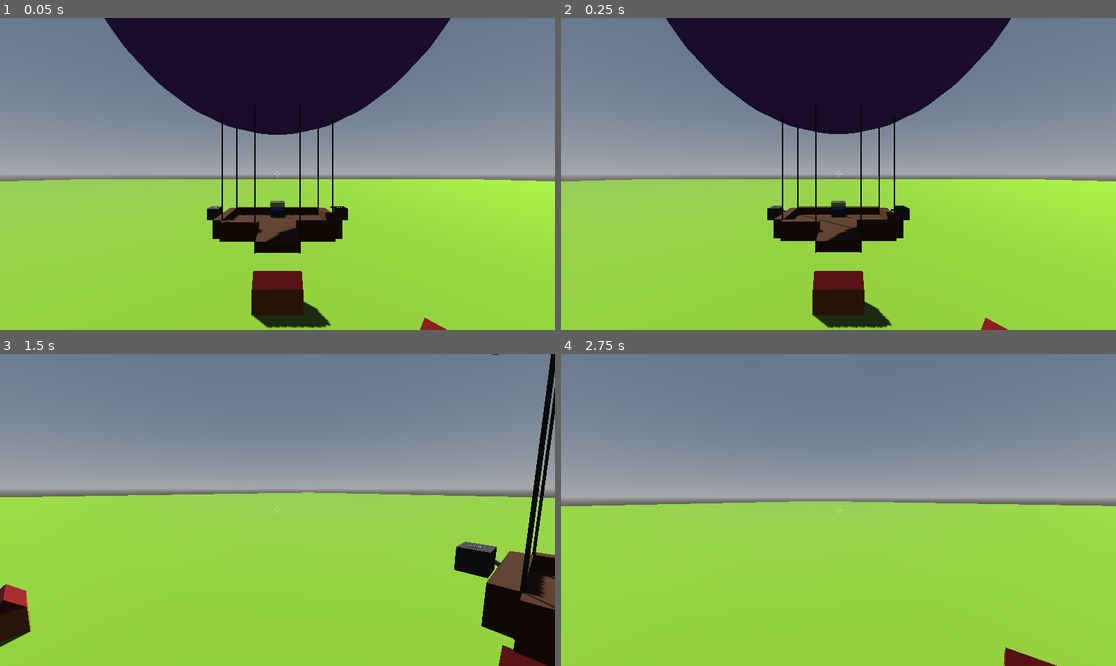
Above: before the commit, frames 1-4 (two rows, left to right).
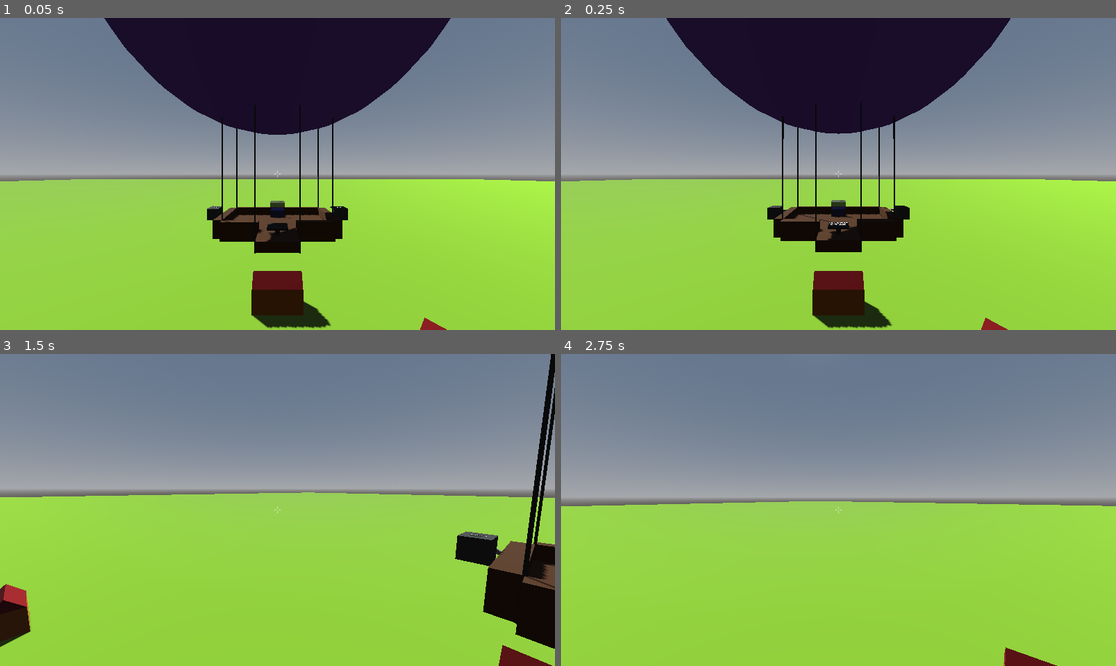
Above: after the commit, the same moments.

Repository: jmdejong/airships
Game: Godot game, scene res://scenes/world.tscn
Same seed, same stepped clock (60 frames per second), same inputs: the game is played once before the commit and once after it.
Inputs (mouse positions are in pixels of both pictures, inside the frame that each line leads up to):
- Up to frame 1 (0.05 s): no input
- Up to frame 2 (0.25 s): no input
- Up to frame 3 (1.5 s): move the mouse to (399, 494) at 0.52 s; hold D (right) 0.53-1.28 s; click (399, 494) at 0.6 s; move the mouse to (249, 510) at 1.27 s; hold W (forwards) from 1.28 s (still down); tap Shift (sprint) at 1.35 s
- Up to frame 4 (2.75 s): keep holding W (forwards); move the mouse to (849, 503) at 2.02 s; tap G (toggle_gravity) at 2.1 s

The runs differ from the first frame. In frame 1, 0.1% of the frame differs, in the area x 24-76%, y 12-71%; in frame 2, 0.4%; in frame 3, 2.5%, in the area x 81-100%, y 0-100%; in frame 4, nothing differs.

Commit message:
status panel

Diff:
--- a/code/airship.gd
+++ b/code/airship.gd
@@ -41,7 +41,7 @@
 
 func _physics_process(delta: float) -> void:
 	calculate_components()
-	var displaced_air_mass := displaced_volume * air_density()
+	var displaced_air_mass := displaced_volume * air_density(to_global(center_of_volume).y)
 	var weight := mass - displaced_air_mass
 	apply_force(-displaced_air_mass * gravity_vec(), to_global(center_of_volume) - global_position)
 	if wait_time < 0:
@@ -51,15 +51,14 @@
 		wait_time -= delta
 	for component in $Components.get_children():
 		if component.has_method("force"):
-			#prints("force", component.force())
 			apply_force(component.force(), component.get_node("CenterOfMass").global_position - global_position)
-	#velocity.y = -weight /total_mass * 10
-	#position += velocity * delta
+
 
 func gravity_vec() -> Vector3:
 	var space := get_viewport().find_world_3d().space
 	return PhysicsServer3D.area_get_param(space, PhysicsServer3D.AREA_PARAM_GRAVITY) \
 	 * PhysicsServer3D.area_get_param(space, PhysicsServer3D.AREA_PARAM_GRAVITY_VECTOR)
 
-func air_density() -> float:
-	return BASE_AIR_DENSITY / (1 + 0.1 * position.y)
+# todo: good place fo this function
+func air_density(height: float) -> float:
+	return BASE_AIR_DENSITY / (1 + 0.05 * height)
--- /dev/null
+++ b/code/components/status_panel.gd
@@ -0,0 +1,19 @@
+extends Area3D
+
+var previous_position: Vector3
+
+func _physics_process(delta: float) -> void:
+	var velocity = (global_position - previous_position) / delta
+	previous_position = global_position
+	%Dashboard.text = "Altitude: %4.1f m\nAir: %2.2f kg/m^3\nHor speed: %2.1f m/s\nVert speed: %2.1f m/s" % [
+		global_position.y,
+		 get_parent().get_parent().air_density($%Dashboard.global_position.y),
+		Vector2(velocity.x, velocity.z).length(),
+		velocity.y
+	]
+
+func displaced_volume() -> float:
+	return 0.01
+
+func mass() -> float:
+	return 20
--- /dev/null
+++ b/materials/apparatus.tres
@@ -0,0 +1,4 @@
+[gd_resource type="StandardMaterial3D" format=3 uid="uid://l8gakslgrmhi"]
+
+[resource]
+albedo_color = Color(0.22, 0.19426, 0.1804, 1)
--- a/scenes/airship.tscn
+++ b/scenes/airship.tscn
@@ -7,6 +7,7 @@
 [ext_resource type="PackedScene" uid="uid://37i3vkcqr8ef" path="res://scenes/components/engine_hor.tscn" id="4_lht5w"]
 [ext_resource type="PackedScene" uid="uid://bnh82toixngca" path="res://scenes/components/cable.tscn" id="5_kamen"]
 [ext_resource type="PackedScene" uid="uid://y3r5symbcup6" path="res://scenes/components/ballast.tscn" id="7_gy0ok"]
+[ext_resource type="PackedScene" uid="uid://b5dw13s3ysqsr" path="res://scenes/components/status_panel.tscn" id="8_iu160"]
 
 [sub_resource type="CylinderMesh" id="CylinderMesh_gy0ok"]
 
@@ -98,6 +99,9 @@
 [node name="Ballast" parent="Components" instance=ExtResource("7_gy0ok")]
 transform = Transform3D(-4.37114e-08, 0, 1, 0, 1, 0, -1, 0, -4.37114e-08, -2.5, 0.5, 0)
 
+[node name="StatusPanel" parent="Components" instance=ExtResource("8_iu160")]
+transform = Transform3D(-4.37114e-08, 0, -1, 0, 1, 0, 1, 0, -4.37114e-08, 2, 0.5, 0)
+
 [node name="CenterOfMassMarker" type="MeshInstance3D" parent="."]
 visible = false
 mesh = SubResource("CylinderMesh_gy0ok")
--- a/scenes/components/ballast.tscn
+++ b/scenes/components/ballast.tscn
@@ -3,7 +3,7 @@
 [ext_resource type="Script" uid="uid://twbm7s4dogih" path="res://code/components/ballast.gd" id="1_ega2e"]
 [ext_resource type="Texture2D" uid="uid://carh7wcvr4a6b" path="res://textures/less.png" id="2_ugx7q"]
 [ext_resource type="Texture2D" uid="uid://rsylrmgcr5lb" path="res://textures/more.png" id="3_2skdb"]
-[ext_resource type="PackedScene" uid="uid://4ev7n8xin8g8" path="res://scenes/Button3d.tscn" id="3_rkelu"]
+[ext_resource type="PackedScene" uid="uid://4ev7n8xin8g8" path="res://scenes/button3d.tscn" id="3_rkelu"]
 
 [sub_resource type="BoxShape3D" id="BoxShape3D_xlykn"]
 
--- a/scenes/components/engine_hor.tscn
+++ b/scenes/components/engine_hor.tscn
@@ -2,7 +2,7 @@
 
 [ext_resource type="Script" uid="uid://e8guogssdweh" path="res://code/components/engine.gd" id="1_dxaiv"]
 [ext_resource type="Script" uid="uid://w74q5f1ednux" path="res://code/anim/rotor.gd" id="2_dxaiv"]
-[ext_resource type="PackedScene" uid="uid://4ev7n8xin8g8" path="res://scenes/Button3d.tscn" id="3_dn7b6"]
+[ext_resource type="PackedScene" uid="uid://4ev7n8xin8g8" path="res://scenes/button3d.tscn" id="3_dn7b6"]
 [ext_resource type="Texture2D" uid="uid://carh7wcvr4a6b" path="res://textures/less.png" id="4_3ouc1"]
 [ext_resource type="Texture2D" uid="uid://rsylrmgcr5lb" path="res://textures/more.png" id="5_lieb6"]
 
--- /dev/null
+++ b/scenes/components/status_panel.tscn
@@ -0,0 +1,43 @@
+[gd_scene load_steps=6 format=3 uid="uid://b5dw13s3ysqsr"]
+
+[ext_resource type="Script" uid="uid://bjclamc640mu3" path="res://code/components/status_panel.gd" id="1_88f4g"]
+[ext_resource type="Material" uid="uid://l8gakslgrmhi" path="res://materials/apparatus.tres" id="2_obbup"]
+
+[sub_resource type="BoxShape3D" id="BoxShape3D_obbup"]
+size = Vector3(1, 0.1, 1)
+
+[sub_resource type="BoxMesh" id="BoxMesh_88f4g"]
+material = ExtResource("2_obbup")
+size = Vector3(0.25, 0.4, 0.25)
+
+[sub_resource type="BoxMesh" id="BoxMesh_obbup"]
+size = Vector3(1, 0.1, 1)
+
+[node name="StatusPanel" type="Area3D"]
+script = ExtResource("1_88f4g")
+
+[node name="CollisionShape3D" type="CollisionShape3D" parent="."]
+transform = Transform3D(1, 0, 0, 0, 1, 0, 0, 0, 1, 0, 0.4, 0)
+shape = SubResource("BoxShape3D_obbup")
+
+[node name="MeshInstance3D" type="MeshInstance3D" parent="."]
+transform = Transform3D(1, 0, 0, 0, 1, 0, 0, 0, 1, 0, 0.2, 0)
+mesh = SubResource("BoxMesh_88f4g")
+surface_material_override/0 = ExtResource("2_obbup")
+
+[node name="MeshInstance3D2" type="MeshInstance3D" parent="."]
+transform = Transform3D(1, 0, 0, 0, 1, 0, 0, 0, 1, 0, 0.4, 0)
+mesh = SubResource("BoxMesh_obbup")
+skeleton = NodePath("../MeshInstance3D")
+surface_material_override/0 = ExtResource("2_obbup")
+
+[node name="Dashboard" type="Label3D" parent="."]
+unique_name_in_owner = true
+transform = Transform3D(1, 0, 0, 0, -4.37114e-08, 1, 0, -1, -4.37114e-08, 0, 0.5, 0)
+text = "Altitude
+Air
+speed"
+font_size = 20
+
+[node name="CenterOfMass" type="Node3D" parent="."]
+transform = Transform3D(1, 0, 0, 0, 1, 0, 0, 0, 1, 0, 0.375, 0)
Not shown, added: code/components/status_panel.gd.uid
Not shown: 1 places in scenes/airship.tscn that only renumber resources
Renamed: scenes/Button3d.tscn -> scenes/button3d.tscn
